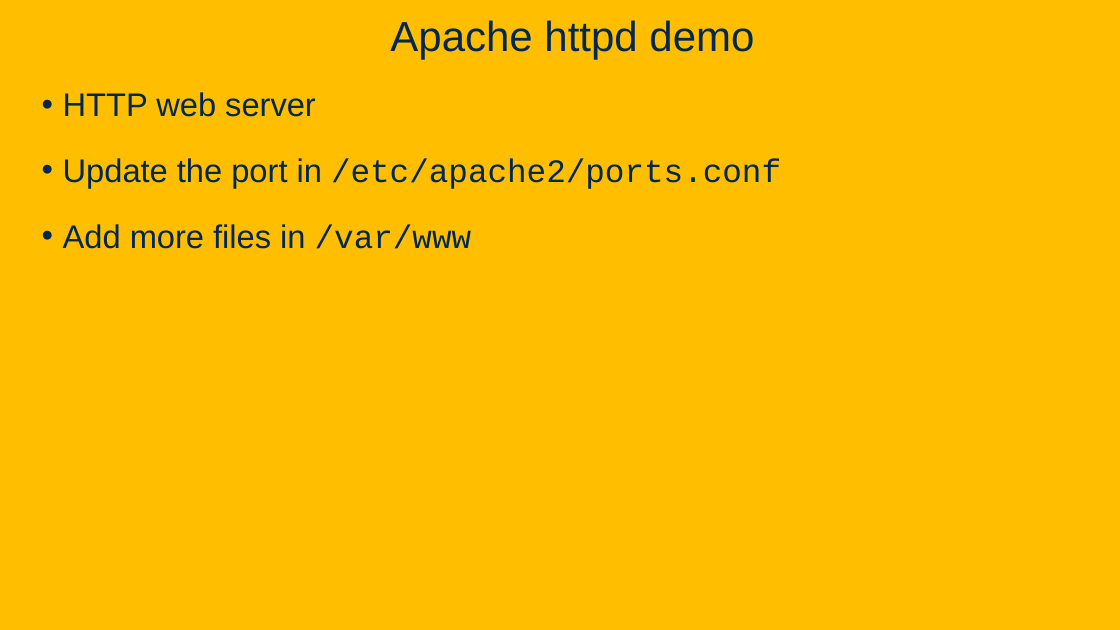
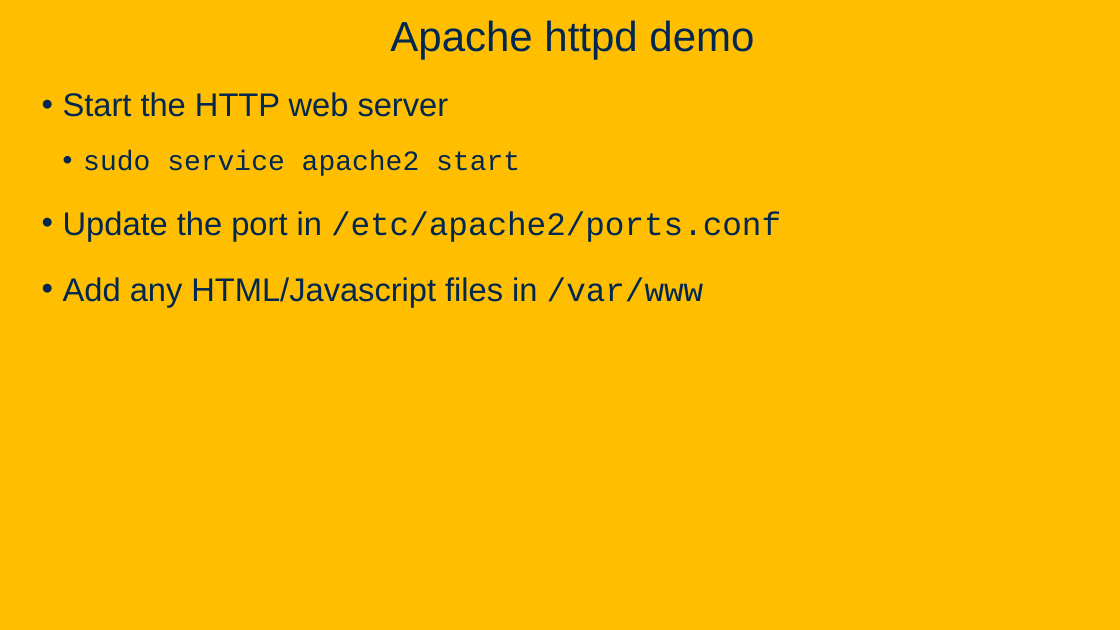
Before and after one commit to davsec-teaching/ECS160-Winter2025, a slide deck: slide 62 of slides/6_software_architecture.pptx (slide 61 before the commit). Drawn at 1120x630 pixels with LibreOffice and Linux fonts; fonts in the diff are those of the drawing; background and template pictures are left out. Boxes give left, top, right and bottom in pixels: in the first picture for what was removed or moved away, otherwise in the second. Text is boxed around its words. In the diff, an @@ line names an element or a change of style, - is before the commit and + after.

Commit message:
Update client-server, application-server, microservices slides

```diff
--- a/slides/6_software_architecture.pptx
+++ b/slides/6_software_architecture.pptx
@@ text at box(63, 92, 520, 176): text changed; size 28 to 24 pt; font Arial to Courier New @@
-• HTTP web server
+• Start the HTTP web server
+  • sudo service apache2 start
@@ text at box(63, 277, 704, 307): text changed @@
-• Add more files in /var/www
+• Add any HTML/Javascript files in /var/www
```
Also in this commit, not shown: 5 other slides changed, 5 slides added, 1 slide removed.
